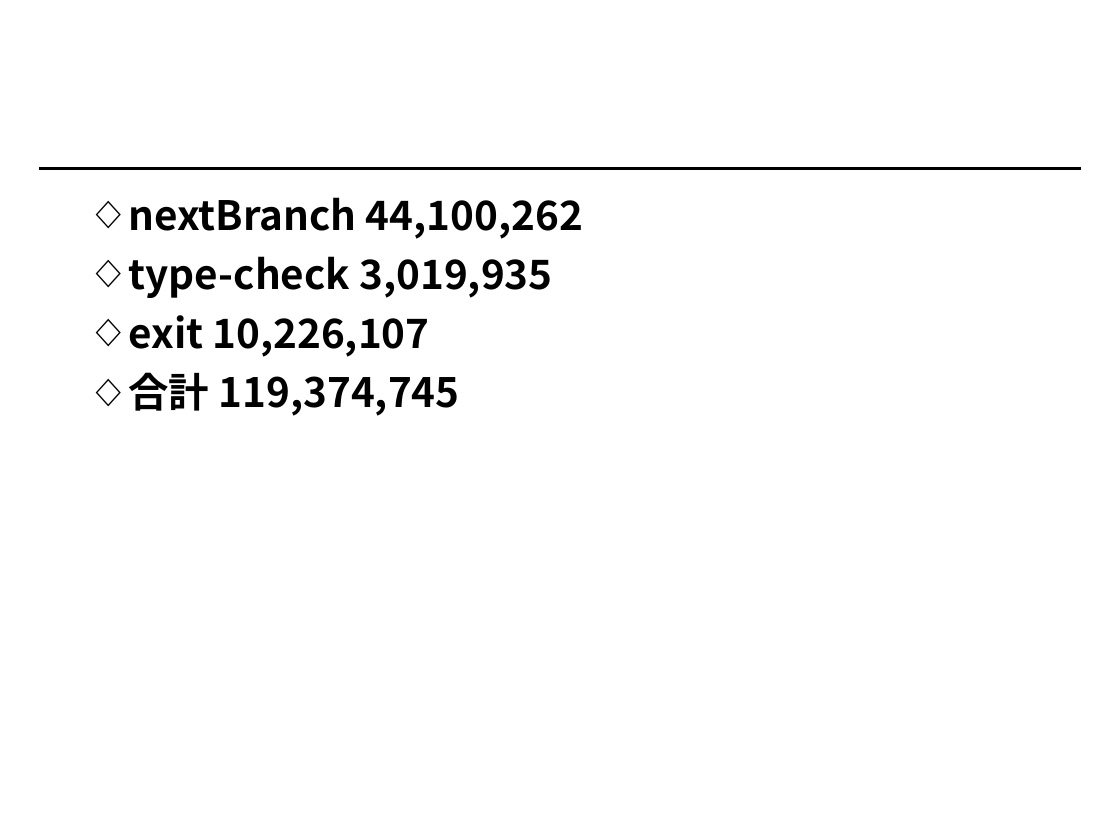
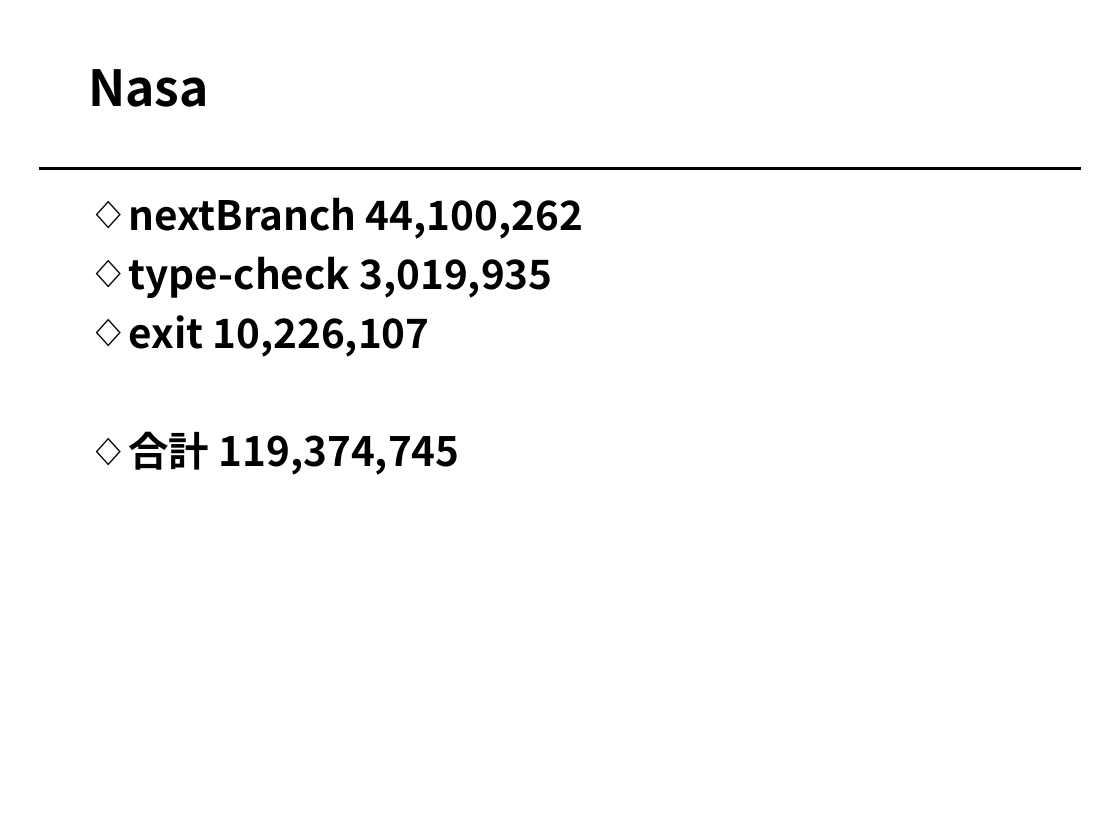
Before and after one commit to Jukibooo/XQueryZ_project, a slide deck: slide 2 of meeting/20180713.pptx. Drawn at 1120x840 pixels with LibreOffice and Linux fonts; fonts in the diff are those of the drawing. Boxes give left, top, right and bottom in pixels: in the first picture for what was removed or moved away, otherwise in the second. Text is boxed around its words. In the diff, an @@ line names an element or a change of style, - is before the commit and + after.

```diff
--- a/meeting/20180713.pptx
+++ b/meeting/20180713.pptx
@@ title added at [88, 69, 209, 107], 32 pt, text #000000, bold @@
+Nasa
@@ text "nextBranch 44,100,262" rewrapped from [128, 197, 583, 416] to [128, 197, 583, 475] @@
```
Also in this commit, not shown: 2 slides added, 1 other file.
